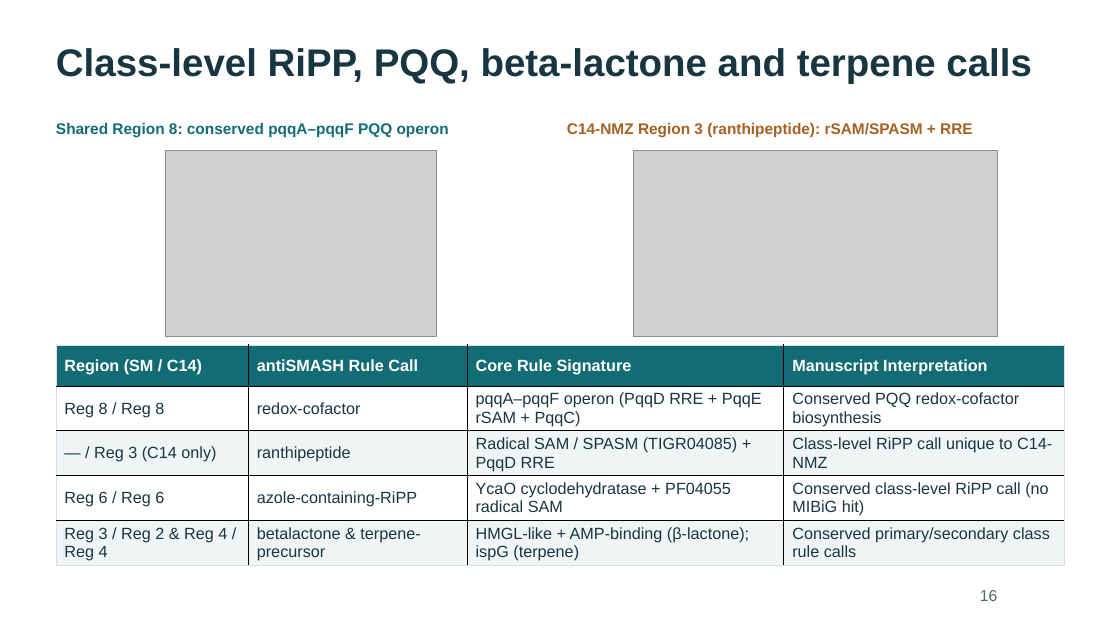
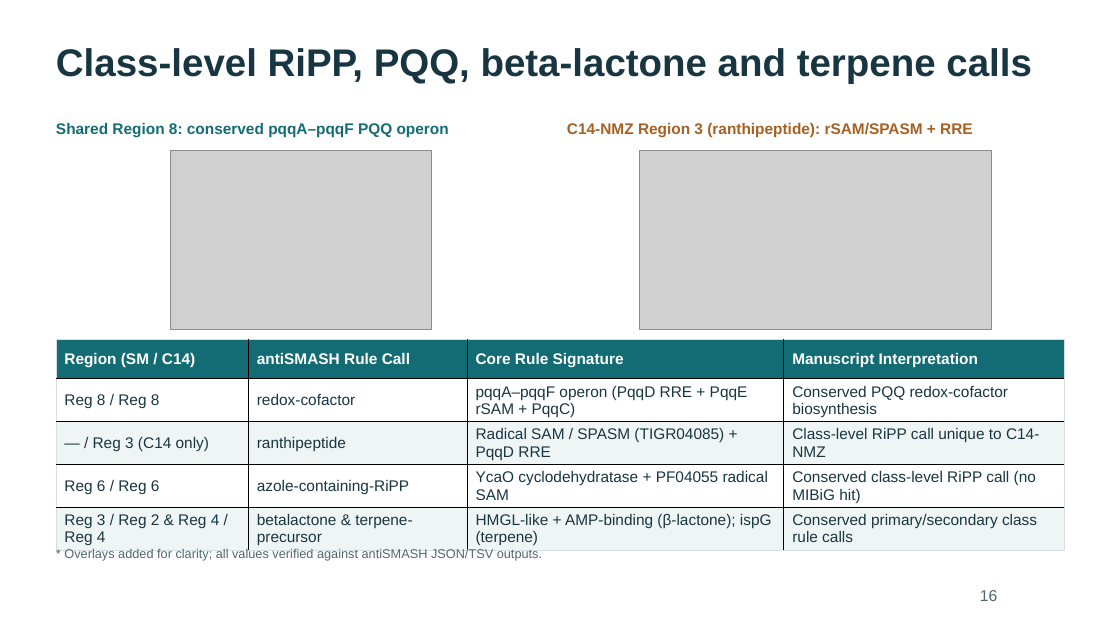
Before and after one commit to WhyAdr/sm-manu, a slide deck: slide 16 of explainer/NMZ-Serratia-genomics-explainer-2026-10-20.pptx. Drawn at 1120x630 pixels with LibreOffice and Linux fonts; fonts in the diff are those of the drawing; grey boxes stand for pictures. Boxes give left, top, right and bottom in pixels: in the first picture for what was removed or moved away, otherwise in the second. Text is boxed around its words. In the diff, an @@ line names an element or a change of style, - is before the commit and + after.

Commit message:
Add serratamolide chemistry and pan-proteome slides (44-slide deck); alt text, 3-lens antiSMASH slide, aromatic split; soften absence claims; rebuild PPTX/PDFs

```diff
--- a/explainer/NMZ-Serratia-genomics-explainer-2026-10-20.pptx
+++ b/explainer/NMZ-Serratia-genomics-explainer-2026-10-20.pptx
@@ picture: place and size @@
-picture at box(166, 150, 436, 336)
+picture at box(171, 150, 433, 330)
@@ picture: place and size @@
-picture at box(634, 150, 998, 336)
+picture at box(639, 150, 991, 330)
@@ table at box(56, 339, 1064, 550) @@
@@ size 13.9 to 13.1 pt @@
@@ table: place and size @@
-table at box(56, 344, 1064, 565)
+table at box(56, 339, 1064, 550)
@@ text added at box(64, 548, 542, 561), 10.9 pt, text #526770 @@
+* Overlays added for clarity; all values verified against antiSMASH JSON/TSV outputs.
```
Also in this commit, not shown: 19 other slides changed, 5 slides added, 1 slide removed, 12 other files.
